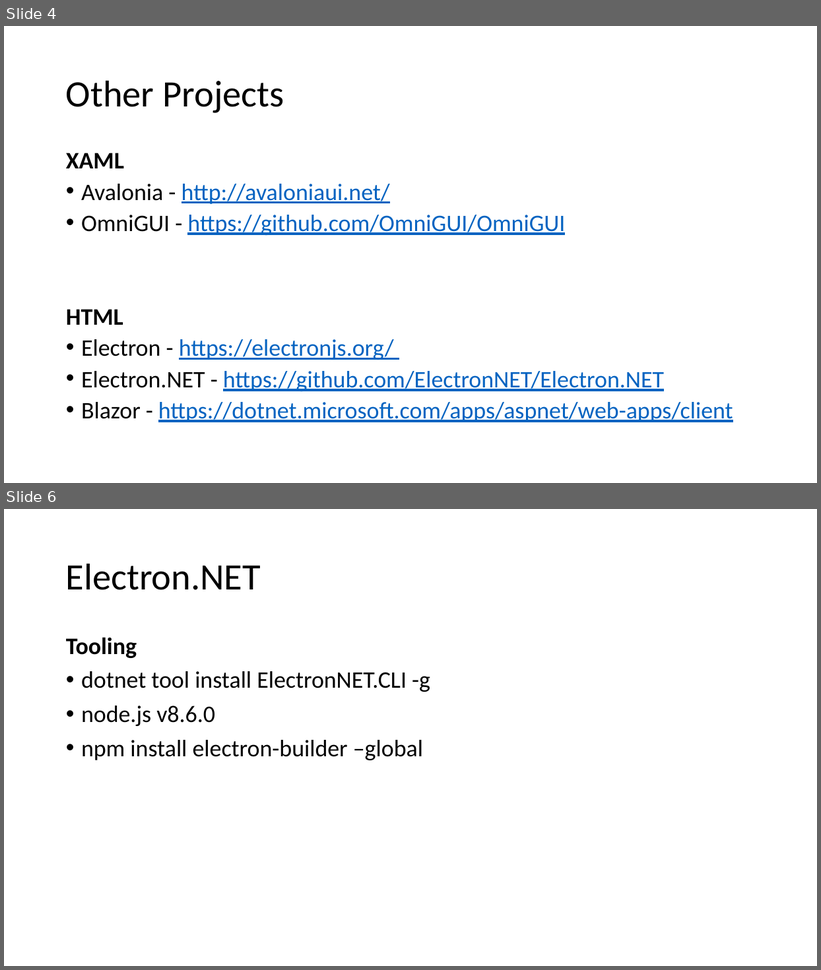
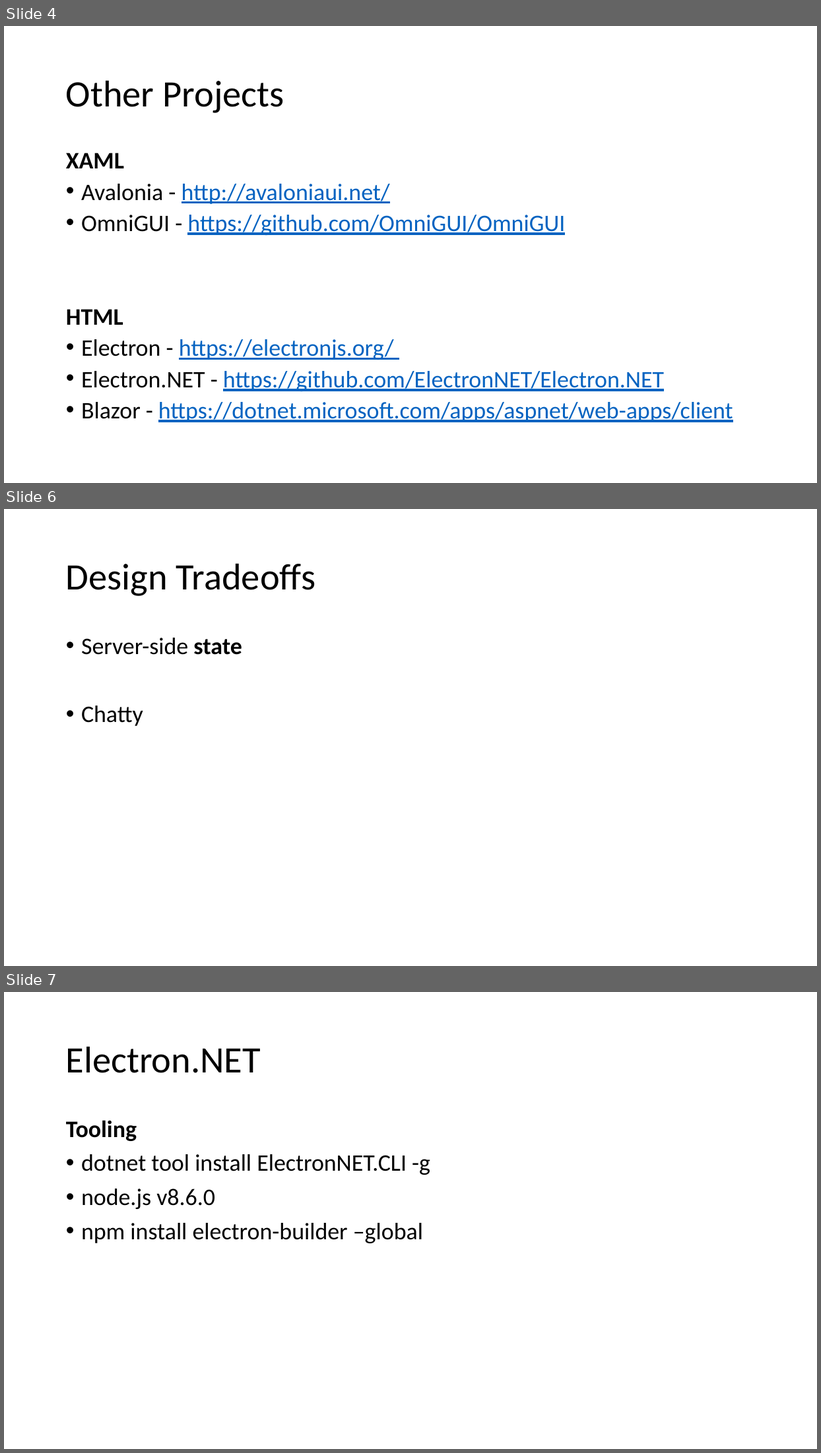
Before and after one commit to FrankPfattheicher/stonehenge.Chromely, a slide deck: stonehengeChromely.pptx. Shown one above the other, each under a label of ours: slides 4 and 6 before the commit, slides 4, 6 and 7 after it; the slides between them are not shown. The pictures are 821x970 and 821x1453 pixels, drawn with LibreOffice and Linux fonts; fonts in the diff are those of the drawing. Boxes give left, top, right and bottom in pixels: in the first picture for what was removed or moved away, otherwise in the second. Text is boxed around its words. In the diff, an @@ line names an element or a change of style, - is before the commit and + after.

Commit message:
PPT

```diff
--- a/stonehengeChromely.pptx
+++ b/stonehengeChromely.pptx
@@ slide 6 added at (4,509,817,966), background #FFFFFF @@
@@ title added at (66,563,316,596), 44 pt, text #000000 @@
+Design Tradeoffs
@@ text added at (81,638,242,726), 28 pt, text #000000 @@
+• Server-side state
+• Chatty
@@ what was slide 6 is now slide 7 @@
```
